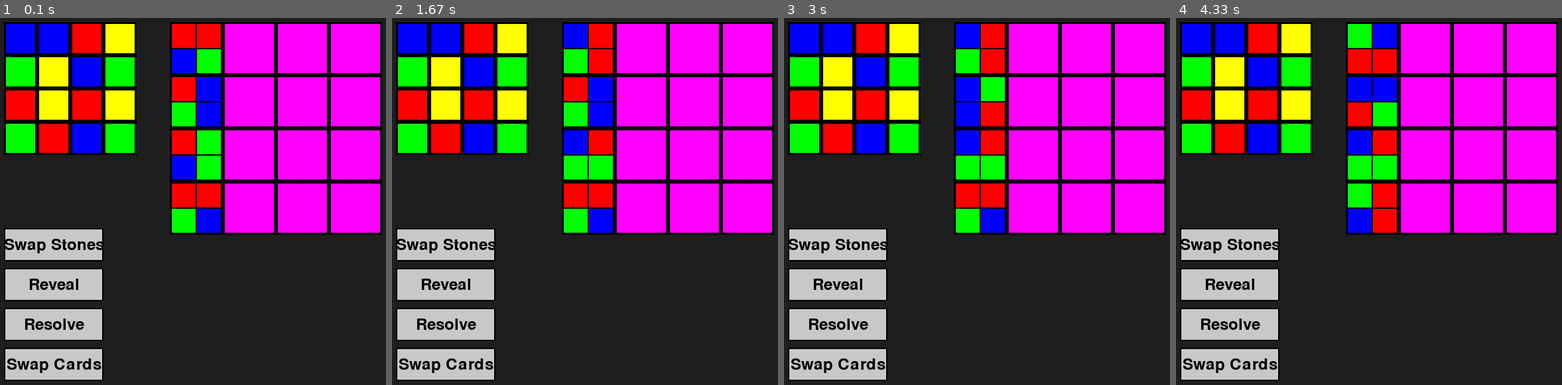
Above: before the commit, frames 1-4 (left to right).
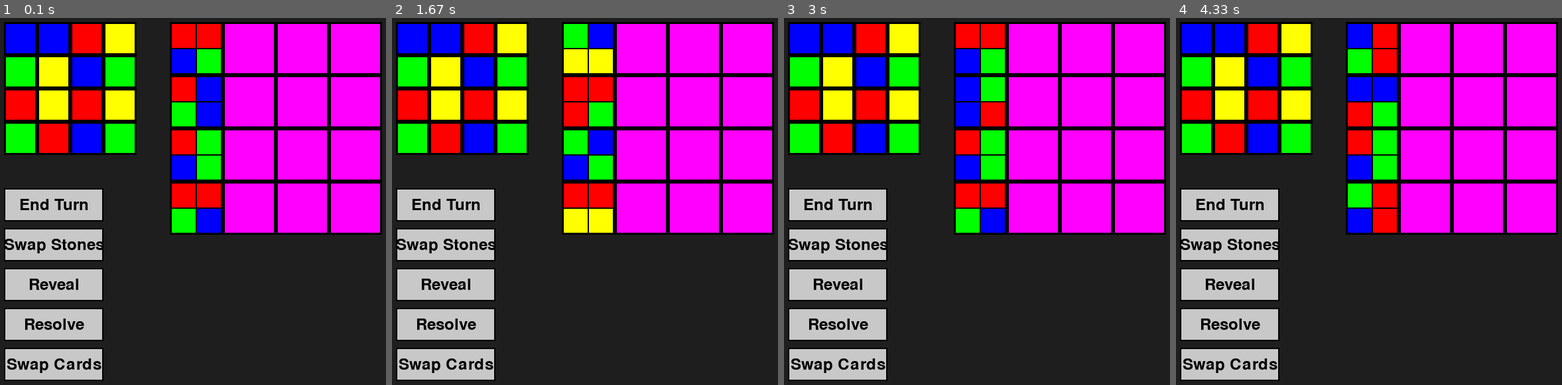
Above: after the commit, the same moments.

Repository: tillschutze/matcher
Game: pygame game, started from main.py
Two runs of this game, one before a commit and one after it. Both use one fixed random seed, a clock stepped at 60 frames per second and the inputs below.
Inputs (mouse positions are in pixels of both pictures, inside the frame that each line leads up to):
- Up to frame 1 (0.1 s): no input
- Up to frame 2 (1.67 s): click (446, 205) at 0.38 s, where only the run after the commit has a clickable "End Turn"; click (631, 212) at 0.72 s; click (588, 47) at 1.05 s; click (588, 153) at 1.38 s
- Up to frame 3 (3 s): click (838, 205) at 1.72 s, where only the run after the commit has a clickable "End Turn"; click (980, 102) at 2.05 s; click (1004, 120) at 2.38 s
- Up to frame 4 (4.33 s): click (1372, 47) at 3.22 s; click (1372, 102) at 3.55 s; click (1372, 208) at 3.88 s

The runs differ from the first frame. In frame 1, 2.3% of the frame differs, in the area x 1-27%, y 46-56%; in frame 2, 7.2%, in the area x 1-58%, y 1-59%; in frame 3, 4.7%; in frame 4, 4.7%.

Commit message:
add turn swapping

Diff:
--- a/classes/Game.py
+++ b/classes/Game.py
@@ -15,7 +15,8 @@
         self.board: MainBoard = MainBoard(dimension, colors)
         self.deck: Deck = Deck(colors)
         self.players: List[Player] = [Player(self.deck) for _ in range(player_count)]
-        self.active_player: Player = self.players[0]
+        self.active_index = 0
+        self.endTurnButton: ActionButton = ActionButton((50, 300, 150, 50), "End Turn", self.end_turn)
         self.swapButton: ActionButton = ActionButton((50, 360, 150, 50), "Swap Stones", self.start_swapping_stones)
         self.revealButton: ActionButton = ActionButton((50, 420, 150, 50), "Reveal", self.start_reveal)
         self.resolveButton: ActionButton = ActionButton((50, 480, 150, 50), "Resolve", self.start_resolving_card)
@@ -27,6 +28,12 @@
         self.stone_swap_state: Optional[Dict] = None
         self.card_swap_state: Optional[Dict] = None
 
+    @property
+    def active_player(self):
+        return self.players[self.active_index]
+
+    def end_turn(self):
+        self.active_index = (self.active_index + 1) % len(self.players)
 
     def draw(self, screen):
         self.board.draw_board(screen)
@@ -35,6 +42,7 @@
         self.revealButton.draw(screen)
         self.resolveButton.draw(screen)
         self.cardSwapButton.draw(screen)
+        self.endTurnButton.draw(screen)
 
     def start_swapping_stones(self):
         self.is_swapping_stones = True
--- a/main.py
+++ b/main.py
@@ -25,6 +25,7 @@
             if event.type == pygame.QUIT:
                 running = False
 
+            game.endTurnButton.handle_event(event)
             game.swapButton.handle_event(event)
             game.revealButton.handle_event(event)
             game.resolveButton.handle_event(event)
